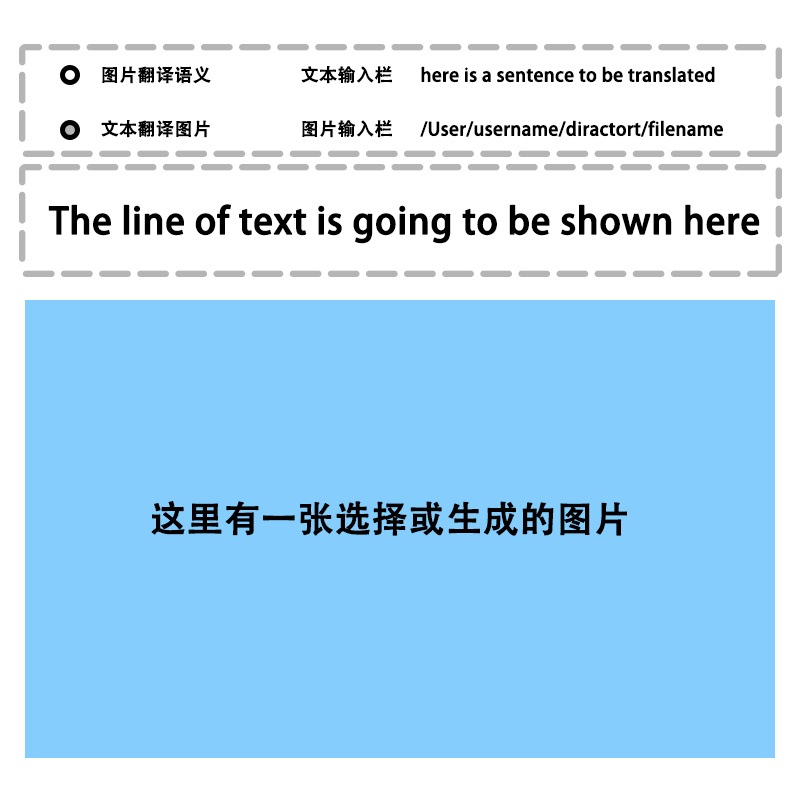
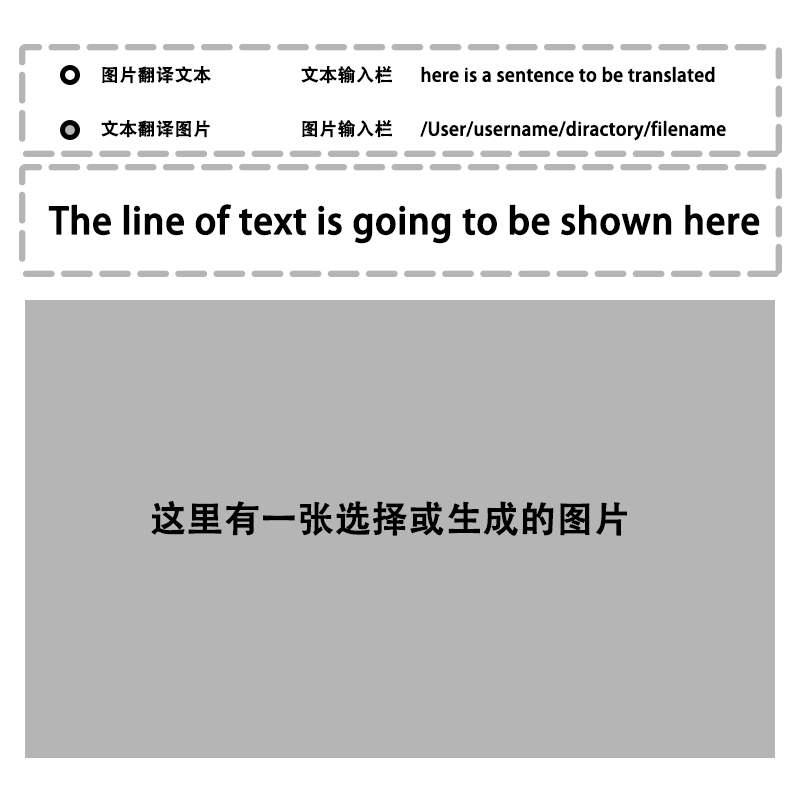
Layers edited between the first and the second w=800, h=800 image:
painted on "矩形 3" over [25, 300, 775, 758]
renamed "ｈere is a sentence to be translated /User/username/diractort/fi" to "ｈere is a sentence to be translated /User/username/diractory/fi", painted on it over [633, 120, 726, 141]
renamed "图片翻译语义 文本翻译图片" to "图片翻译文本 文本翻译图片", painted on it over [175, 66, 211, 84]
